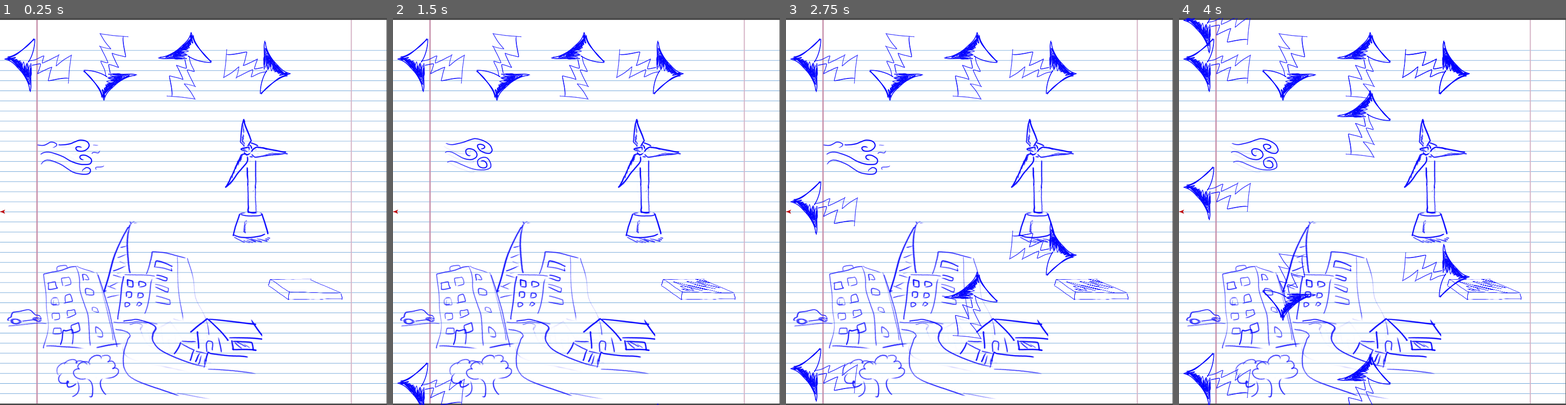
Above: before the commit, frames 1-4 (left to right).
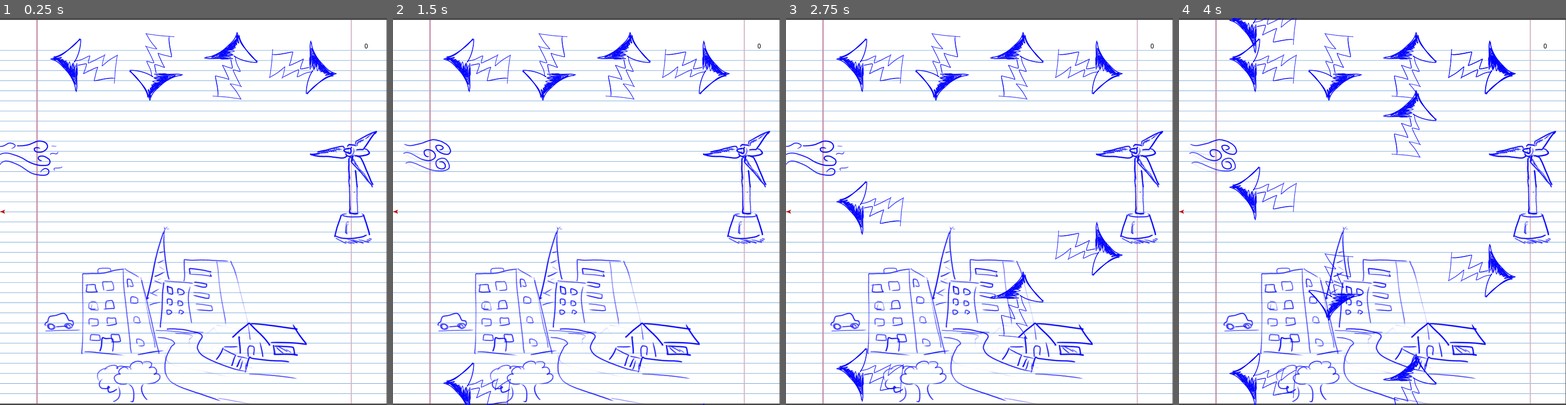
Above: after the commit, the same moments.

Repository: Hackerspace-IFUSP/Gogodot-Jam-2
Game: Godot game, scene res://Scenes/Game.tscn
Same seed, same stepped clock (60 frames per second), same inputs: the game is played once before the commit and once after it.
Inputs (mouse positions are in pixels of both pictures, inside the frame that each line leads up to):
- Up to frame 1 (0.25 s): no input
- Up to frame 2 (1.5 s): click (694, 285) at 0.52 s; hold Right (ui_right) from 1.28 s (still down)
- Up to frame 3 (2.75 s): release Right (ui_right) at 2.03 s; hold Down (ui_down) from 2.03 s (still down)
- Up to frame 4 (4 s): release Down (ui_down) at 2.78 s; hold Right (ui_right) 2.78-3.53 s; hold Up (ui_up) from 3.53 s (still down)

The runs differ from the first frame. In frame 1, 9.8% of the frame differs, in the area x 0-98%, y 3-100%; in frame 2, 10%; in frame 3, 12%; in frame 4, 14%, in the area x 1-98%, y 0-100%.

Commit message:
point_system_and_screen_transitions

Diff:
--- /dev/null
+++ b/Scenes/Button.tscn
@@ -0,0 +1,35 @@
+[gd_scene load_steps=9 format=2]
+
+[ext_resource path="res://Sprites/Ui/botao_press.png" type="Texture" id=1]
+[ext_resource path="res://Sprites/Ui/botao.png" type="Texture" id=2]
+[ext_resource path="res://Sprites/Ui/botao_hover.png" type="Texture" id=3]
+
+[sub_resource type="StyleBoxTexture" id=2]
+texture = ExtResource( 3 )
+region_rect = Rect2( 0, 0, 800, 800 )
+
+[sub_resource type="StyleBoxTexture" id=3]
+texture = ExtResource( 1 )
+region_rect = Rect2( 0, 0, 800, 800 )
+
+[sub_resource type="StyleBoxEmpty" id=6]
+
+[sub_resource type="StyleBoxEmpty" id=7]
+
+[sub_resource type="StyleBoxTexture" id=5]
+texture = ExtResource( 2 )
+region_rect = Rect2( 0, 0, 800, 800 )
+
+[node name="Button" type="Button"]
+margin_left = 536.0
+margin_top = 509.0
+margin_right = 710.0
+margin_bottom = 601.0
+custom_styles/hover = SubResource( 2 )
+custom_styles/pressed = SubResource( 3 )
+custom_styles/focus = SubResource( 6 )
+custom_styles/disabled = SubResource( 7 )
+custom_styles/normal = SubResource( 5 )
+__meta__ = {
+"_edit_use_anchors_": false
+}
--- a/Scenes/City.tscn
+++ b/Scenes/City.tscn
@@ -10,7 +10,7 @@
 "frames": [ ExtResource( 4 ), ExtResource( 1 ), ExtResource( 2 ), ExtResource( 3 ) ],
 "loop": true,
 "name": "default",
-"speed": 3.0
+"speed": 1.0
 } ]
 
 [node name="City" type="AnimatedSprite"]
--- a/Scenes/Game.tscn
+++ b/Scenes/Game.tscn
@@ -3,151 +3,289 @@
 [ext_resource path="res://Scenes/City.tscn" type="PackedScene" id=1]
 [ext_resource path="res://Sprites/Objects/seta.png" type="Texture" id=2]
 [ext_resource path="res://Sprites/Objects/papel_pautado_a4.png" type="Texture" id=3]
-[ext_resource path="res://Sprites/Ui/botao_press.png" type="Texture" id=4]
+[ext_resource path="res://Scenes/Button.tscn" type="PackedScene" id=4]
 [ext_resource path="res://Scenes/Wind.tscn" type="PackedScene" id=5]
-[ext_resource path="res://Sprites/Ui/botao_hover.png" type="Texture" id=6]
 [ext_resource path="res://Scenes/Turbine.tscn" type="PackedScene" id=7]
-[ext_resource path="res://Sprites/Ui/botao.png" type="Texture" id=8]
 [ext_resource path="res://Scripts/Game.gd" type="Script" id=9]
 
 [sub_resource type="RectangleShape2D" id=1]
 extents = Vector2( 128.333, 140 )
 
-[sub_resource type="StyleBoxTexture" id=2]
-texture = ExtResource( 6 )
-region_rect = Rect2( 0, 0, 800, 800 )
-
-[sub_resource type="StyleBoxTexture" id=3]
-texture = ExtResource( 4 )
-region_rect = Rect2( 0, 0, 800, 800 )
-
-[sub_resource type="StyleBoxEmpty" id=6]
-
-[sub_resource type="StyleBoxEmpty" id=7]
-
-[sub_resource type="StyleBoxTexture" id=5]
-texture = ExtResource( 8 )
-region_rect = Rect2( 0, 0, 800, 800 )
+[sub_resource type="RectangleShape2D" id=8]
+extents = Vector2( 411, 10 )
+
+[sub_resource type="Animation" id=9]
+length = 0.001
+tracks/0/type = "value"
+tracks/0/path = NodePath(".:position")
+tracks/0/interp = 1
+tracks/0/loop_wrap = true
+tracks/0/imported = false
+tracks/0/enabled = true
+tracks/0/keys = {
+"times": PoolRealArray( 0 ),
+"transitions": PoolRealArray( 1 ),
+"update": 0,
+"values": [ Vector2( -800, 0 ) ]
+}
+
+[sub_resource type="Animation" id=10]
+resource_name = "event"
+length = 0.3
+tracks/0/type = "value"
+tracks/0/path = NodePath(".:position")
+tracks/0/interp = 1
+tracks/0/loop_wrap = true
+tracks/0/imported = false
+tracks/0/enabled = true
+tracks/0/keys = {
+"times": PoolRealArray( 0, 0.3 ),
+"transitions": PoolRealArray( 1, 1 ),
+"update": 0,
+"values": [ Vector2( -800, 0 ), Vector2( 0, 0 ) ]
+}
+
+[sub_resource type="Animation" id=11]
+resource_name = "event2"
+length = 0.3
+tracks/0/type = "value"
+tracks/0/path = NodePath(".:position")
+tracks/0/interp = 1
+tracks/0/loop_wrap = true
+tracks/0/imported = false
+tracks/0/enabled = true
+tracks/0/keys = {
+"times": PoolRealArray( 0, 0.3 ),
+"transitions": PoolRealArray( 1, 1 ),
+"update": 0,
+"values": [ Vector2( 0, 0 ), Vector2( -800, 0 ) ]
+}
+
+[sub_resource type="Animation" id=12]
+length = 0.001
+tracks/0/type = "value"
+tracks/0/path = NodePath(".:position")
+tracks/0/interp = 1
+tracks/0/loop_wrap = true
+tracks/0/imported = false
+tracks/0/enabled = true
+tracks/0/keys = {
+"times": PoolRealArray( 0 ),
+"transitions": PoolRealArray( 1 ),
+"update": 0,
+"values": [ Vector2( -800, 0 ) ]
+}
+
+[sub_resource type="Animation" id=13]
+resource_name = "event"
+length = 0.3
+tracks/0/type = "value"
+tracks/0/path = NodePath(".:position")
+tracks/0/interp = 1
+tracks/0/loop_wrap = true
+tracks/0/imported = false
+tracks/0/enabled = true
+tracks/0/keys = {
+"times": PoolRealArray( 0, 0.3 ),
+"transitions": PoolRealArray( 1, 1 ),
+"update": 0,
+"values": [ Vector2( -800, 0 ), Vector2( 0, 0 ) ]
+}
+
+[sub_resource type="Animation" id=14]
+resource_name = "event2"
+length = 0.3
+tracks/0/type = "value"
+tracks/0/path = NodePath(".:position")
+tracks/0/interp = 1
+tracks/0/loop_wrap = true
+tracks/0/imported = false
+tracks/0/enabled = true
+tracks/0/keys = {
+"times": PoolRealArray( 0, 0.3 ),
+"transitions": PoolRealArray( 1, 1 ),
+"update": 0,
+"values": [ Vector2( 0, 0 ), Vector2( -800, 0 ) ]
+}
 
 [node name="Game" type="Node2D"]
 script = ExtResource( 9 )
 
-[node name="Bakcground" type="Sprite" parent="."]
+[node name="FNF" type="Node2D" parent="."]
+
+[node name="Bakcground" type="Sprite" parent="FNF"]
 position = Vector2( 399, 400.46 )
 scale = Vector2( 0.707965, 0.495575 )
 texture = ExtResource( 3 )
 
-[node name="City" parent="." instance=ExtResource( 1 )]
-position = Vector2( 260, 620 )
-
-[node name="Turbine" parent="." instance=ExtResource( 7 )]
-position = Vector2( 512, 336 )
-frame = 0
-
-[node name="Notes" type="Node2D" parent="."]
-
-[node name="Left" type="Sprite" parent="Notes"]
-position = Vector2( 80, 100 )
+[node name="City" parent="FNF" instance=ExtResource( 1 )]
+position = Vector2( 352, 622 )
+frame = 2
+
+[node name="Turbine" parent="FNF" instance=ExtResource( 7 )]
+position = Vector2( 722, 338 )
+frame = 2
+
+[node name="Notes" type="Node2D" parent="FNF"]
+
+[node name="Left" type="Sprite" parent="FNF/Notes"]
+position = Vector2( 175, 100 )
 rotation = 1.5708
 scale = Vector2( 0.3, 0.3 )
 texture = ExtResource( 2 )
 
-[node name="area" type="Area2D" parent="Notes/Left"]
-
-[node name="shape" type="CollisionShape2D" parent="Notes/Left/area"]
+[node name="area" type="Area2D" parent="FNF/Notes/Left"]
+
+[node name="shape" type="CollisionShape2D" parent="FNF/Notes/Left/area"]
 rotation = -7.10543e-15
 shape = SubResource( 1 )
 disabled = true
 
-[node name="left_timer" type="Timer" parent="Notes/Left"]
-wait_time = 0.05
-
-[node name="Down" type="Sprite" parent="Notes"]
-position = Vector2( 230, 100 )
-scale = Vector2( 0.3, 0.3 )
-texture = ExtResource( 2 )
-
-[node name="area" type="Area2D" parent="Notes/Down"]
-
-[node name="shape" type="CollisionShape2D" parent="Notes/Down/area"]
+[node name="left_timer" type="Timer" parent="FNF/Notes/Left"]
+wait_time = 0.05
+
+[node name="Down" type="Sprite" parent="FNF/Notes"]
+position = Vector2( 325, 100 )
+scale = Vector2( 0.3, 0.3 )
+texture = ExtResource( 2 )
+
+[node name="area" type="Area2D" parent="FNF/Notes/Down"]
+
+[node name="shape" type="CollisionShape2D" parent="FNF/Notes/Down/area"]
 position = Vector2( -23.3333, 1.66669 )
 rotation = -7.10543e-15
 shape = SubResource( 1 )
 disabled = true
 
-[node name="down_timer" type="Timer" parent="Notes/Down"]
-wait_time = 0.05
-
-[node name="Up" type="Sprite" parent="Notes"]
-position = Vector2( 380, 100 )
+[node name="down_timer" type="Timer" parent="FNF/Notes/Down"]
+wait_time = 0.05
+
+[node name="Up" type="Sprite" parent="FNF/Notes"]
+position = Vector2( 475, 100 )
 rotation = 3.14159
 scale = Vector2( 0.3, 0.3 )
 texture = ExtResource( 2 )
 
-[node name="area" type="Area2D" parent="Notes/Up"]
-
-[node name="shape" type="CollisionShape2D" parent="Notes/Up/area"]
+[node name="area" type="Area2D" parent="FNF/Notes/Up"]
+
+[node name="shape" type="CollisionShape2D" parent="FNF/Notes/Up/area"]
 rotation = -1.42109e-14
 shape = SubResource( 1 )
 disabled = true
 
-[node name="up_timer" type="Timer" parent="Notes/Up"]
-wait_time = 0.05
-
-[node name="Right" type="Sprite" parent="Notes"]
-position = Vector2( 530, 100 )
+[node name="up_timer" type="Timer" parent="FNF/Notes/Up"]
+wait_time = 0.05
+
+[node name="Right" type="Sprite" parent="FNF/Notes"]
+position = Vector2( 625, 100 )
 rotation = -1.5708
 scale = Vector2( 0.3, 0.3 )
 texture = ExtResource( 2 )
 
-[node name="area" type="Area2D" parent="Notes/Right"]
+[node name="area" type="Area2D" parent="FNF/Notes/Right"]
 rotation = 7.10543e-15
 
-[node name="shape" type="CollisionShape2D" parent="Notes/Right/area"]
+[node name="shape" type="CollisionShape2D" parent="FNF/Notes/Right/area"]
 rotation = -7.10543e-15
 shape = SubResource( 1 )
 disabled = true
 
-[node name="right_timer" type="Timer" parent="Notes/Right"]
-wait_time = 0.05
-
-[node name="timers" type="Node" parent="."]
-
-[node name="timer_l" type="Timer" parent="timers"]
-
-[node name="timer_d" type="Timer" parent="timers"]
-
-[node name="timer_u" type="Timer" parent="timers"]
-
-[node name="timer_r" type="Timer" parent="timers"]
-
-[node name="Wind" parent="." instance=ExtResource( 5 )]
-position = Vector2( 163, 284 )
+[node name="right_timer" type="Timer" parent="FNF/Notes/Right"]
+wait_time = 0.05
+
+[node name="timers" type="Node" parent="FNF"]
+
+[node name="timer_l" type="Timer" parent="FNF/timers"]
+
+[node name="timer_d" type="Timer" parent="FNF/timers"]
+
+[node name="timer_u" type="Timer" parent="FNF/timers"]
+
+[node name="timer_r" type="Timer" parent="FNF/timers"]
+
+[node name="Wind" parent="FNF" instance=ExtResource( 5 )]
+position = Vector2( 77, 286 )
 scale = Vector2( 0.4, 0.4 )
 
-[node name="Button" type="Button" parent="."]
-margin_left = 536.0
-margin_top = 509.0
-margin_right = 710.0
-margin_bottom = 601.0
-custom_styles/hover = SubResource( 2 )
-custom_styles/pressed = SubResource( 3 )
-custom_styles/focus = SubResource( 6 )
-custom_styles/disabled = SubResource( 7 )
-custom_styles/normal = SubResource( 5 )
+[node name="Killzone" type="Area2D" parent="FNF"]
+position = Vector2( -1, 2 )
+
+[node name="shape" type="CollisionShape2D" parent="FNF/Killzone"]
+position = Vector2( 405, -173 )
+shape = SubResource( 8 )
+
+[node name="Points" type="Label" parent="FNF"]
+margin_left = 753.0
+margin_top = 52.0
+margin_right = 809.0
+margin_bottom = 66.0
+custom_colors/font_color = Color( 0, 0, 0, 1 )
+text = "0000000"
 __meta__ = {
 "_edit_use_anchors_": false
 }
 
-[connection signal="area_shape_entered" from="Notes/Left/area" to="." method="_on_area_area_shape_entered"]
-[connection signal="timeout" from="Notes/Left/left_timer" to="." method="_on_left_timer_timeout"]
-[connection signal="area_shape_entered" from="Notes/Down/area" to="." method="_on_area_area_shape_entered"]
-[connection signal="timeout" from="Notes/Down/down_timer" to="." method="_on_down_timer_timeout"]
-[connection signal="area_shape_entered" from="Notes/Up/area" to="." method="_on_area_area_shape_entered"]
-[connection signal="timeout" from="Notes/Up/up_timer" to="." method="_on_up_timer_timeout"]
-[connection signal="area_shape_entered" from="Notes/Right/area" to="." method="_on_area_area_shape_entered"]
-[connection signal="timeout" from="Notes/Right/right_timer" to="." method="_on_right_timer_timeout"]
-[connection signal="timeout" from="timers/timer_l" to="." method="_on_timer_l_timeout"]
-[connection signal="timeout" from="timers/timer_d" to="." method="_on_timer_d_timeout"]
-[connection signal="timeout" from="timers/timer_u" to="." method="_on_timer_u_timeout"]
-[connection signal="timeout" from="timers/timer_r" to="." method="_on_timer_r_timeout"]
+[node name="ready_timer" type="Timer" parent="FNF"]
+wait_time = 10.0
+one_shot = true
+autostart = true
+
+[node name="transition_timer" type="Timer" parent="FNF"]
+wait_time = 5.0
+one_shot = true
+
+[node name="Menu" type="Node2D" parent="."]
+position = Vector2( -800, 0 )
+
+[node name="Bakcground" type="Sprite" parent="Menu"]
+position = Vector2( 399, 400.46 )
+scale = Vector2( 0.707965, 0.495575 )
+texture = ExtResource( 3 )
+
+[node name="transition" type="AnimationPlayer" parent="Menu"]
+anims/RESET = SubResource( 9 )
+anims/event = SubResource( 10 )
+anims/event2 = SubResource( 11 )
+
+[node name="menu_button" parent="Menu" instance=ExtResource( 4 )]
+margin_left = 606.0
+margin_top = 674.0
+margin_right = 780.0
+margin_bottom = 766.0
+
+[node name="Next_day" type="Node2D" parent="."]
+position = Vector2( -800, 0 )
+
+[node name="Bakcground" type="Sprite" parent="Next_day"]
+position = Vector2( 399, 400.46 )
+scale = Vector2( 0.707965, 0.495575 )
+texture = ExtResource( 3 )
+
+[node name="transition" type="AnimationPlayer" parent="Next_day"]
+anims/RESET = SubResource( 12 )
+anims/event = SubResource( 13 )
+anims/event2 = SubResource( 14 )
+
+[node name="netx_day_button" parent="Next_day" instance=ExtResource( 4 )]
+margin_left = 606.0
+margin_top = 674.0
+margin_right = 780.0
+margin_bottom = 766.0
+
+[connection signal="area_shape_entered" from="FNF/Notes/Left/area" to="." method="_on_area_area_shape_entered"]
+[connection signal="timeout" from="FNF/Notes/Left/left_timer" to="." method="_on_left_timer_timeout"]
+[connection signal="area_shape_entered" from="FNF/Notes/Down/area" to="." method="_on_area_area_shape_entered"]
+[connection signal="timeout" from="FNF/Notes/Down/down_timer" to="." method="_on_down_timer_timeout"]
+[connection signal="area_shape_entered" from="FNF/Notes/Up/area" to="." method="_on_area_area_shape_entered"]
+[connection signal="timeout" from="FNF/Notes/Up/up_timer" to="." method="_on_up_timer_timeout"]
+[connection signal="area_shape_entered" from="FNF/Notes/Right/area" to="." method="_on_area_area_shape_entered"]
+[connection signal="timeout" from="FNF/Notes/Right/right_timer" to="." method="_on_right_timer_timeout"]
+[connection signal="timeout" from="FNF/timers/timer_l" to="." method="_on_timer_l_timeout"]
+[connection signal="timeout" from="FNF/timers/timer_d" to="." method="_on_timer_d_timeout"]
+[connection signal="timeout" from="FNF/timers/timer_u" to="." method="_on_timer_u_timeout"]
+[connection signal="timeout" from="FNF/timers/timer_r" to="." method="_on_timer_r_timeout"]
+[connection signal="area_shape_entered" from="FNF/Killzone" to="." method="_on_Killzone_area_shape_entered"]
+[connection signal="timeout" from="FNF/ready_timer" to="." method="_on_ready_timer_timeout"]
+[connection signal="timeout" from="FNF/transition_timer" to="." method="_on_transition_timer_timeout"]
+[connection signal="pressed" from="Menu/menu_button" to="." method="_on_menu_button_pressed"]
+[connection signal="pressed" from="Next_day/netx_day_button" to="." method="_on_netx_day_button_pressed"]
--- a/Scenes/Turbine.tscn
+++ b/Scenes/Turbine.tscn
@@ -9,11 +9,10 @@
 "frames": [ ExtResource( 1 ), ExtResource( 2 ), ExtResource( 3 ) ],
 "loop": true,
 "name": "default",
-"speed": 5.0
+"speed": 1.0
 } ]
 
 [node name="Turbine" type="AnimatedSprite"]
 scale = Vector2( 0.5, 0.5 )
 frames = SubResource( 1 )
-frame = 1
 playing = true
--- a/Scripts/Game.gd
+++ b/Scripts/Game.gd
@@ -1,95 +1,119 @@
 extends Node2D
 
 var note = preload("res://Scenes/Note.tscn")
+var points = 0
+
+enum{ready,paused}
+var status = ready
+
+var energy = 0
+var currency = 0
+
 
 func _ready():
-	$timers/timer_l.wait_time = rand_range(1,3)
-	$timers/timer_d.wait_time = rand_range(1,3)
-	$timers/timer_u.wait_time = rand_range(1,3)
-	$timers/timer_r.wait_time = rand_range(1,3)
-
-	$timers/timer_l.start()
-	$timers/timer_d.start()
-	$timers/timer_u.start()
-	$timers/timer_r.start()
+	$FNF/timers/timer_l.wait_time = rand_range(1,3)
+	$FNF/timers/timer_d.wait_time = rand_range(1,3)
+	$FNF/timers/timer_u.wait_time = rand_range(1,3)
+	$FNF/timers/timer_r.wait_time = rand_range(1,3)
+	$FNF/timers/timer_l.start()
+	$FNF/timers/timer_d.start()
+	$FNF/timers/timer_u.start()
+	$FNF/timers/timer_r.start()
 
 
 
 func _process(delta):
+	$FNF/Points.text = str(points)
 	buttons()
 
 
+	$FNF/Turbine.speed_scale = int(points/40)
+	$FNF/City.speed_scale = int(points/200)
+	if points <= 0:
+		points = 0
+
+
 func buttons():
-	if Input.is_action_just_pressed("ui_left") and $Notes/Left.scale == Vector2(.3,.3):
-		$Notes/Left/area/shape.disabled = false
-		$Notes/Left/left_timer.start()
-		$Notes/Left.scale += Vector2(.1,.1)
-	if $Notes/Left.scale != Vector2(.3,.3):
-		$Notes/Left.scale -= Vector2(.01,.01)
-		if $Notes/Left.scale <= Vector2(.290,2.90):
-			$Notes/Left.scale = Vector2(.3,.3)
+	if Input.is_action_just_pressed("ui_left") and $FNF/Notes/Left.scale == Vector2(.3,.3):
+		$FNF/Notes/Left/area/shape.disabled = false
+		$FNF/Notes/Left/left_timer.start()
+		$FNF/Notes/Left.scale += Vector2(.1,.1)
+		points -= 5
+	if $FNF/Notes/Left.scale != Vector2(.3,.3):
+		$FNF/Notes/Left.scale -= Vector2(.01,.01)
+		if $FNF/Notes/Left.scale <= Vector2(.290,2.90):
+			$FNF/Notes/Left.scale = Vector2(.3,.3)
 
-	if Input.is_action_just_pressed("ui_down") and $Notes/Down.scale == Vector2(.3,.3):
-		$Notes/Down/area/shape.disabled = false
-		$Notes/Down/down_timer.start()
-		$Notes/Down.scale += Vector2(.1,.1)
-	if $Notes/Down.scale != Vector2(.3,.3):
-		$Notes/Down.scale -= Vector2(.01,.01)
-		if $Notes/Down.scale <= Vector2(.290,2.90):
-			$Notes/Down.scale = Vector2(.3,.3)
+	if Input.is_action_just_pressed("ui_down") and $FNF/Notes/Down.scale == Vector2(.3,.3):
+		$FNF/Notes/Down/area/shape.disabled = false
+		$FNF/Notes/Down/down_timer.start()
+		$FNF/Notes/Down.scale += Vector2(.1,.1)
+		points -= 5
+	if $FNF/Notes/Down.scale != Vector2(.3,.3):
+		$FNF/Notes/Down.scale -= Vector2(.01,.01)
+		if $FNF/Notes/Down.scale <= Vector2(.290,2.90):
+			$FNF/Notes/Down.scale = Vector2(.3,.3)
 
-	if Input.is_action_just_pressed("ui_up") and $Notes/Up.scale == Vector2(.3,.3):
-		$Notes/Up/area/shape.disabled = false
-		$Notes/Up/up_timer.start()
-		$Notes/Up.scale += Vector2(.1,.1)
-	if $Notes/Up.scale != Vector2(.3,.3):
-		$Notes/Up.scale -= Vector2(.01,.01)
-		if $Notes/Up.scale <= Vector2(.290,2.90):
-			$Notes/Up.scale = Vector2(.3,.3)
+	if Input.is_action_just_pressed("ui_up") and $FNF/Notes/Up.scale == Vector2(.3,.3):
+		$FNF/Notes/Up/area/shape.disabled = false
+		$FNF/Notes/Up/up_timer.start()
+		$FNF/Notes/Up.scale += Vector2(.1,.1)
+		points -= 5
+	if $FNF/Notes/Up.scale != Vector2(.3,.3):
+		$FNF/Notes/Up.scale -= Vector2(.01,.01)
+		if $FNF/Notes/Up.scale <= Vector2(.290,2.90):
+			$FNF/Notes/Up.scale = Vector2(.3,.3)
 
-	if Input.is_action_just_pressed("ui_right") and $Notes/Right.scale == Vector2(.3,.3):
-		$Notes/Right/area/shape.disabled = false
-		$Notes/Right/right_timer.start()
-		$Notes/Right.scale += Vector2(.1,.1)
-	if $Notes/Right.scale != Vector2(.3,.3):
-		$Notes/Right.scale -= Vector2(.01,.01)
-		if $Notes/Right.scale <= Vector2(.290,2.90):
-			$Notes/Right.scale = Vector2(.3,.3)
+	if Input.is_action_just_pressed("ui_right") and $FNF/Notes/Right.scale == Vector2(.3,.3):
+		$FNF/Notes/Right/area/shape.disabled = false
+		$FNF/Notes/Right/right_timer.start()
+		$FNF/Notes/Right.scale += Vector2(.1,.1)
+		points -= 5
+	if $FNF/Notes/Right.scale != Vector2(.3,.3):
+		$FNF/Notes/Right.scale -= Vector2(.01,.01)
+		if $FNF/Notes/Right.scale <= Vector2(.290,2.90):
+			$FNF/Notes/Right.scale = Vector2(.3,.3)
+
+
 
 
 func _on_timer_l_timeout():
-	var nt = note.instance()
-	nt.global_position = Vector2(80,880)
-	nt.key = nt.left_key
-	nt.rotation_degrees = 90
-	add_child(nt)
-	$timers/timer_l.wait_time = rand_range(1,3)
+	if status == ready:
+		var nt = note.instance()
+		nt.global_position = Vector2(175,880)
+		nt.key = nt.left_key
+		nt.rotation_degrees = 90
+		add_child(nt)
+		$FNF/timers/timer_l.wait_time = rand_range(1,3)
 
 
 func _on_timer_d_timeout():
-	var nt = note.instance()
-	nt.global_position = Vector2(230,880)
-	nt.key = nt.left_key
-	nt.rotation_degrees = 0
-	add_child(nt)
-	$timers/timer_d.wait_time = rand_range(1,3)
+	if status == ready:
+		var nt = note.instance()
+		nt.global_position = Vector2(325,880)
+		nt.key = nt.left_key
+		nt.rotation_degrees = 0
+		add_child(nt)
+		$FNF/timers/timer_d.wait_time = rand_range(1,3)
 
 func _on_timer_u_timeout():
-	var nt = note.instance()
-	nt.global_position = Vector2(380,880)
-	nt.key = nt.left_key
-	nt.rotation_degrees = 180
-	add_child(nt)
-	$timers/timer_u.wait_time = rand_range(1,3)
+	if status == ready:
+		var nt = note.instance()
+		nt.global_position = Vector2(475,880)
+		nt.key = nt.left_key
+		nt.rotation_degrees = 180
+		add_child(nt)
+		$FNF/timers/timer_u.wait_time = rand_range(1,3)
 
 
 func _on_timer_r_timeout():
-	var nt = note.instance()
-	nt.global_position = Vector2(530,880)
-	nt.key = nt.left_key
-	nt.rotation_degrees = -90
-	add_child(nt)
-	$timers/timer_r.wait_time = rand_range(1,3)
+	if status == ready:
+		var nt = note.instance()
+		nt.global_position = Vector2(625,880)
+		nt.key = nt.left_key
+		nt.rotation_degrees = -90
+		add_child(nt)
+		$FNF/timers/timer_r.wait_time = rand_range(1,3)
 
 
 func _on_area_area_shape_entered(area_rid, area, area_shape_index, local_shape_index):
@@ -97,17 +121,44 @@
 		## pode ser usado em sistema de pontuação do tipo
 		# se abs =< x, critico, se x <= abse < y, ok
 		print(abs(self.global_position.y - area.global_position.y))
+		points += 10
 		area.queue_free()
 
 
 func _on_left_timer_timeout():
-	$Notes/Left/area/shape.disabled = true
+	$FNF/Notes/Left/area/shape.disabled = true
 
 func _on_down_timer_timeout():
-	$Notes/Down/area/shape.disabled = true
+	$FNF/Notes/Down/area/shape.disabled = true
 
 func _on_up_timer_timeout():
-	$Notes/Up/area/shape.disabled = true
+	$FNF/Notes/Up/area/shape.disabled = true
 
 func _on_right_timer_timeout():
-	$Notes/Right/area/shape.disabled = true
+	$FNF/Notes/Right/area/shape.disabled = true
+
+
+func _on_Killzone_area_shape_entered(area_rid, area, area_shape_index, local_shape_index):
+	if area.is_in_group("note"):
+		points -= 30
+		area.queue_free()
+
+
+
+func _on_ready_timer_timeout():
+	status = paused
+	$FNF/transition_timer.start()
+
+
+func _on_menu_button_pressed():
+	$Next_day/transition.play("event")
+
+
+func _on_netx_day_button_pressed():
+	$Next_day/transition.play("event2")
+	yield($Next_day/transition, "animation_finished")
+	$Menu/transition.play("event2")
+
+
+func _on_transition_timer_timeout():
+	$Menu/transition.play("event")
